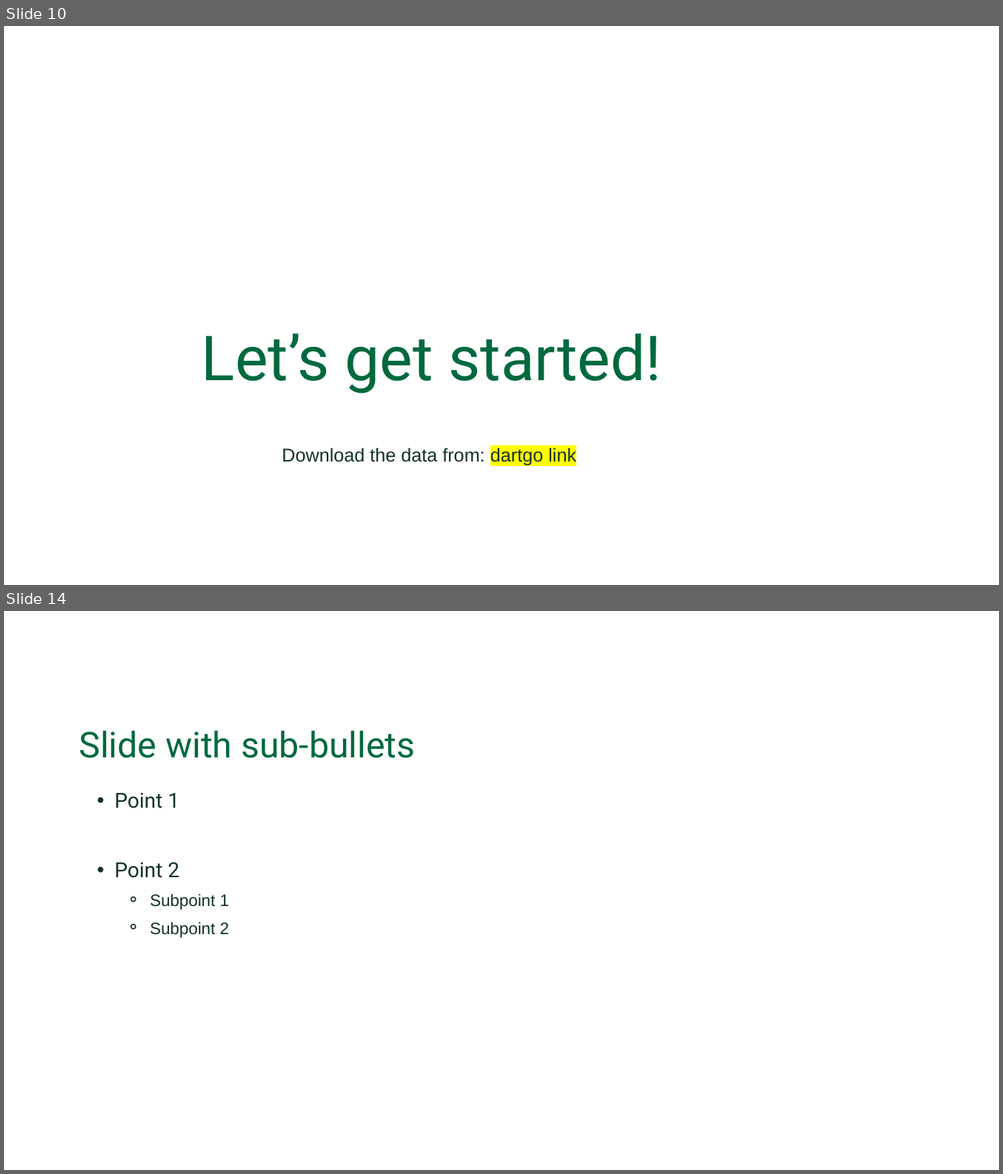
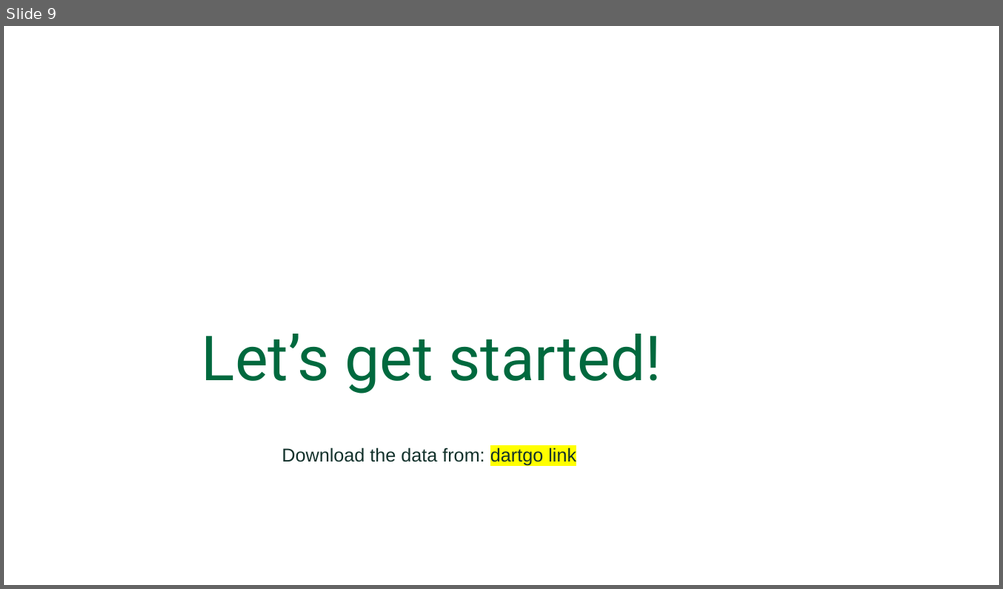
Before and after one commit to Dartmouth-Libraries/r-wrangle-viz_ws, a slide deck: slides/R_Data_Wrangling_and_Visualization.pptx. Shown one above the other, each under a label of ours: slides 10 and 14 before the commit, slide 9 after it; the slides between them are not shown. The pictures are 1003x1174 and 1003x589 pixels, drawn with LibreOffice and Linux fonts; fonts in the diff are those of the drawing; background and template pictures are left out. Boxes give left, top, right and bottom in pixels: in the first picture for what was removed or moved away, otherwise in the second. Text is boxed around its words. In the diff, an @@ line names an element or a change of style, - is before the commit and + after.

```diff
--- a/slides/R_Data_Wrangling_and_Visualization.pptx
+++ b/slides/R_Data_Wrangling_and_Visualization.pptx
@@ slide 14 removed at bbox=[4, 611, 999, 1170], background #FFFFFF @@
@@ text removed at bbox=[79, 731, 415, 758] @@
-Slide with sub-bullets
@@ text removed at bbox=[114, 793, 229, 938] @@
-  • Point 1
-  • Point 2
-    ⚬ Subpoint 1
-    ⚬ Subpoint 2
@@ what was slide 10 is now slide 9 @@
```
Also in this commit, not shown: 2 slides changed, 2 slides added, 5 other slides removed, 2 other files.
